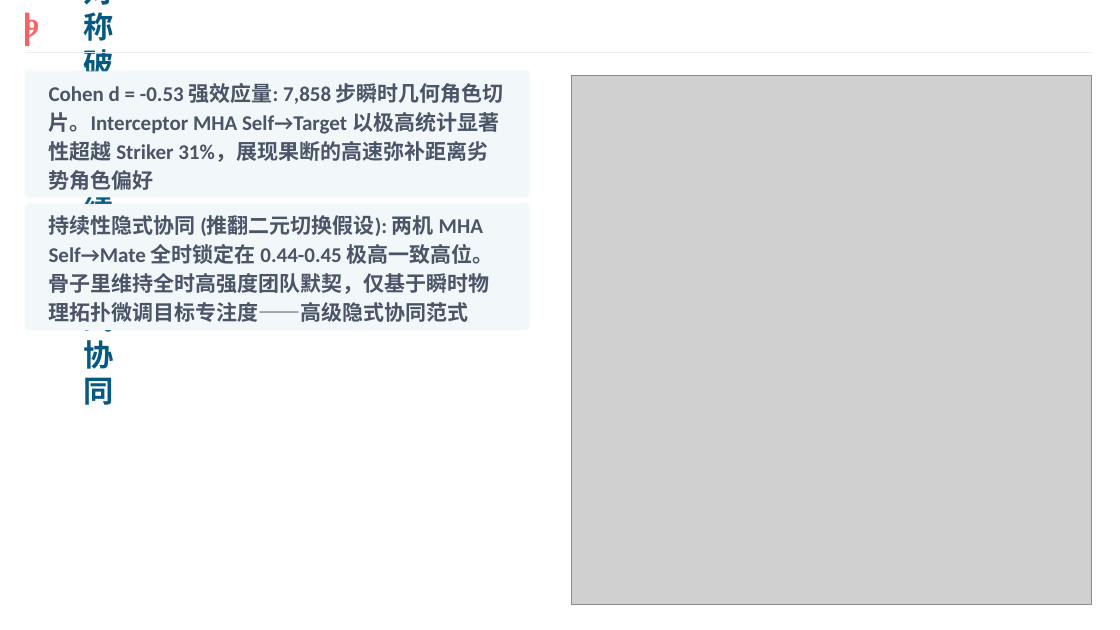
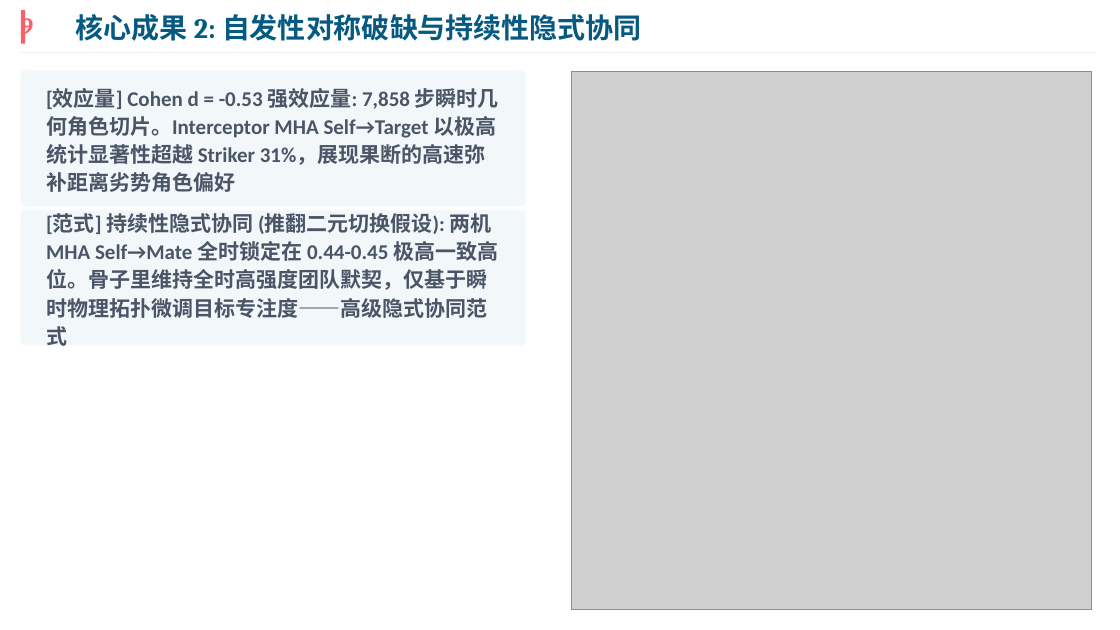
Before and after one commit to NishimiyaXSean/jsbsim-marl-formation, a slide deck: slide 10 of results/ppt/formation_coop_v7.pptx. Drawn at 1120x630 pixels with LibreOffice and Linux fonts; fonts in the diff are those of the drawing; grey boxes stand for pictures. Boxes give left, top, right and bottom in pixels: in the first picture for what was removed or moved away, otherwise in the second. Text is boxed around its words. In the diff, an @@ line names an element or a change of style, - is before the commit and + after.

Commit message:
feat: PPT v7 final + Self-Attention architecture diagram
PPT fixes:
  - Title bar: reduced font (24pt), wider box (12.2"), overflow prevention
  - All framed text boxes now prefixed with keyword tags:
    [特征解耦] [注意力路由] [对称破缺] [价值引导] etc.
  - Box height limits relaxed to 1.6" for better fill
  - P2 body expanded with structured bullet format (致命缺陷/具体表现/根因)

New figure: results/viz/fig_self_attention_arch.pdf
  - Clean flowchart: Obs[33] -> 3 Tokens -> Linear -> MHA -> Pool -> MLP -> Action
  - Embedded on P3 alongside existing Fig 3 stats
  - Ocean Gradient palette, white background, publication style

```diff
--- a/results/ppt/formation_coop_v7.pptx
+++ b/results/ppt/formation_coop_v7.pptx
@@ text "9" at [21,13,33,39]: size 22 to 20 pt @@
@@ rectangle: place and size @@
-rectangle at [25,13,29,46]
+rectangle at [21,10,25,44]
@@ text "核心成果 2: 自发性对称破缺与持续性隐式协同": place and size @@
-text "核心成果 2: 自发性对称破缺与持续性隐式协同" at [84,0,114,405]
+text "核心成果 2: 自发性对称破缺与持续性隐式协同" at [75,14,642,41]
@@ text "核心成果 2: 自发性对称破缺与持续性隐式协同" at [75,14,642,41]: size 26 to 24 pt @@
@@ rectangle: place and size @@
-rectangle at [25,52,1092,53]
+rectangle at [21,52,1096,53]
@@ rounded rectangle: place and size @@
-rounded rectangle at [25,71,529,197]
+rounded rectangle at [21,71,525,206]
@@ rounded rectangle at [21,71,525,206]: proportions changed @@
@@ text at [46,88,499,192]: text changed @@
-Cohen d = -0.53 强效应量: 7,858 步瞬时几何角色切片。Interceptor MHA Self→Target 以极高统计显著性超越 Striker 31%，展现果断的高速弥补距离劣势角色偏好
+[效应量] Cohen d = -0.53 强效应量: 7,858 步瞬时几何角色切片。Interceptor MHA Self→Target 以极高统计显著性超越 Striker 31%，展现果断的高速弥补距离劣势角色偏好
@@ picture: place and size @@
-picture at [571,76,1092,605]
+picture at [571,71,1092,609]
@@ rounded rectangle at [21,211,525,345]: proportions changed @@
@@ rounded rectangle: place and size @@
-rounded rectangle at [25,204,529,330]
+rounded rectangle at [21,211,525,345]
@@ text at [46,213,498,346]: text changed @@
-持续性隐式协同 (推翻二元切换假设): 两机 MHA Self→Mate 全时锁定在 0.44-0.45 极高一致高位。骨子里维持全时高强度团队默契，仅基于瞬时物理拓扑微调目标专注度——高级隐式协同范式
+[范式] 持续性隐式协同 (推翻二元切换假设): 两机 MHA Self→Mate 全时锁定在 0.44-0.45 极高一致高位。骨子里维持全时高强度团队默契，仅基于瞬时物理拓扑微调目标专注度——高级隐式协同范式
```
Also in this commit, not shown: 11 other slides changed, 2 other files.
